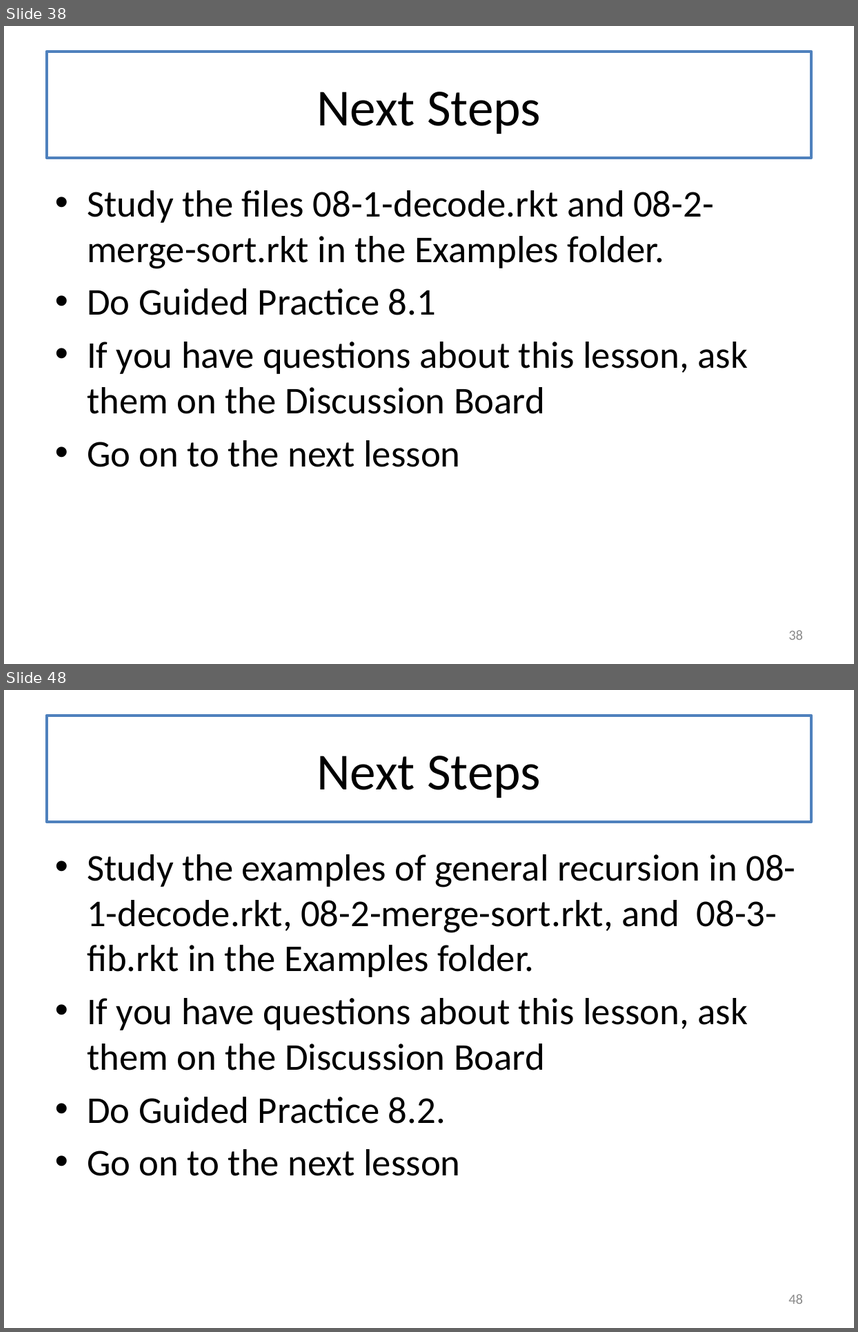
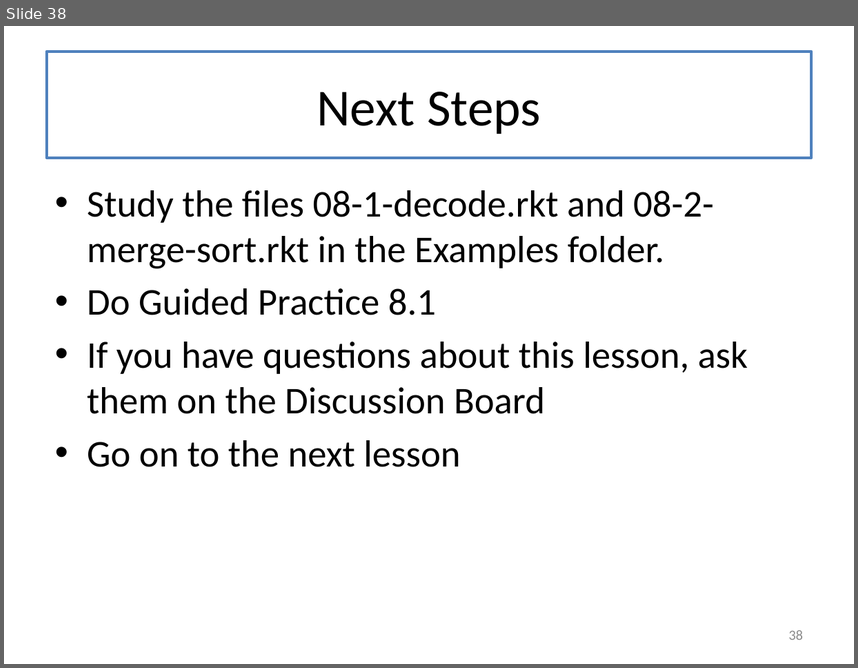
Before and after one commit to mwand/cs5010f17, a slide deck: Slides/Lesson 8.1 General Recursion.pptx. Shown one above the other, each under a label of ours: slides 38 and 48 before the commit, slide 38 after it; the slides between them are not shown. The pictures are 858x1332 and 858x668 pixels, drawn with LibreOffice and Linux fonts; fonts in the diff are those of the drawing. Boxes give left, top, right and bottom in pixels: in the first picture for what was removed or moved away, otherwise in the second. Text is boxed around its words. In the diff, an @@ line names an element or a change of style, - is before the commit and + after.

```diff
--- a/Slides/Lesson 8.1 General Recursion.pptx
+++ b/Slides/Lesson 8.1 General Recursion.pptx
@@ slide 48 removed at (x1=4, y1=690, x2=854, y2=1328), background #FFFFFF @@
@@ title removed at (x1=47, y1=716, x2=811, y2=822) @@
-Next Steps
@@ text removed at (x1=87, y1=854, x2=795, y2=1176) @@
-• Study the examples of general recursion in 08-1-decode.rkt, 08-2-merge-sort.rkt, and 08-3-fib.rkt in the Examples folder.
-• If you have questions about this lesson, ask them on the Discussion Board
-• Do Guided Practice 8.2.
-• Go on to the next lesson
@@ page number removed at (x1=789, y1=1294, x2=803, y2=1303) @@
-48
```
Also in this commit, not shown: 1 slide changed, 24 other slides removed, 2 other files.
